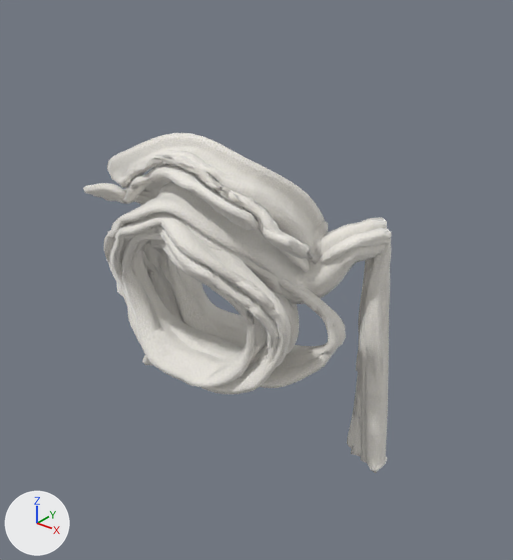
The glTF model play/models/towel/towel_sim.glb: old version first, new version second.
One viewpoint serves both versions: a 50 mm camera at (0.39, -0.519, 0.259) aimed at (0.025, -0.062, -0.024). The lights are fixed; the arrows at lower left show +X, +Y and +Z. The first picture is the older version. Where no turn or scale is listed for an object, it has been applied to the vertices.

Names of what the first picture shows: 'towel_patient01', 'towel_patient02', 'towel_patient03', 'towel_patient04', 'towel_patient05', 'towel_patient06', 'towel_patient07', 'towel_patient08', 'towel_patient09', 'towel_patient10'.
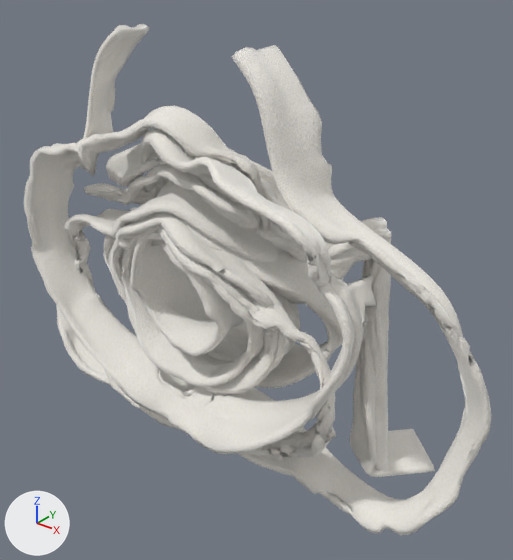
Where the newer file only moved an object's origin or applied its transform, the numbers keep the older frame.

What differs and where, as boxes (x1, y1, x2, y2) in the pictures (513 x 560 px):
'towel_patient13', added: after (24, 105, 363, 454)
'towel_patient12', added: after (56, 24, 491, 535)
'towel_patient08', reshaped, moved, rescaled: before (83, 133, 328, 274); after (84, 143, 307, 260)
'towel_patient05', moved: before (104, 181, 387, 397); after (104, 181, 387, 378)
'towel_patient14', added: after (130, 225, 435, 477)
'towel_patient11', added: after (65, 207, 377, 460)
'towel_patient10', moved (mostly hidden): before (142, 243, 385, 434); after (224, 248, 369, 422)

Patch to the scene script:
```diff
--- a/play/models/towel/towel_sim.glb.py
+++ b/play/models/towel/towel_sim.glb.py
@@ me_towel_patient08 @@
 # used by ob_towel_patient08; parent = ob_towel_sim; location = (0.0239, 0.0113, 0.0327); scale = (0.585, 0.585, 0.585)
-me_towel_patient08.from_pydata(...)  # 3488 vertices, 6972 faces; spans x -0.258..0.156, y -0.278..-0.069, z -0.124..0.146
+me_towel_patient08.from_pydata(...)  # 3488 vertices, 6972 faces; spans x -0.254..0.16, y -0.313..-0.101, z 0.067..0.338
+# me_towel_patient08 part 1: 3488 vertices removed from x -0.258..0.156, y -0.278..-0.069, z -0.124..0.146; 3488 vertices added at x -0.254..0.16, y -0.313..-0.101, z 0.067..0.338
 me_towel_patient08.materials.append(mat_towel_cloth)
@@ me_towel_patient14 @@
+me_towel_patient14.from_pydata(...)  # 3488 vertices, 6972 faces; spans x -0.196..0.196, y -0.156..0.045, z -0.132..0.13
+me_towel_patient14.materials.append(mat_towel_cloth)
@@ me_towel_patient13 @@
+me_towel_patient13.from_pydata(...)  # 3488 vertices, 6972 faces; spans x -0.181..0.181, y -0.123..-0.007, z -0.144..0.144
+me_towel_patient13.materials.append(mat_towel_cloth)
@@ me_towel_patient12 @@
+me_towel_patient12.from_pydata(...)  # 3488 vertices, 6972 faces; spans x -0.258..0.258, y -0.097..-0.012, z -0.194..0.194
+me_towel_patient12.materials.append(mat_towel_cloth)
@@ me_towel_patient11 @@
+me_towel_patient11.from_pydata(...)  # 3488 vertices, 6972 faces; spans x -0.162..0.162, y -0.134..-0.011, z -0.116..0.116
+me_towel_patient11.materials.append(mat_towel_cloth)
@@ ob_towel_patient05 @@
 ob_towel_patient05.parent = ob_towel_sim
-ob_towel_patient05.location = (-0.000976, 0.00594, -0.0341)
+ob_towel_patient05.location = (-0.000977, 0.00583, -0.0341)
 ob_towel_patient05.scale = (0.166, 0.166, 0.166)
@@ ob_towel_patient08 @@
 ob_towel_patient08.parent = ob_towel_sim
-ob_towel_patient08.location = (0.0239, 0.0113, 0.0327)
-ob_towel_patient08.scale = (0.585, 0.585, 0.585)
+ob_towel_patient08.location = (0.0203, 0.0301, -0.0775)
+ob_towel_patient08.scale = (0.58, 0.58, 0.58)
@@ ob_towel_patient10 @@
 ob_towel_patient10.parent = ob_towel_sim
-ob_towel_patient10.location = (0.000512, 0.0316, -0.0612)
+ob_towel_patient10.location = (0.000594, 0.0317, -0.0614)
 ob_towel_patient10.scale = (0.162, 0.162, 0.162)
@@ ob_towel_patient14 @@
+ob_towel_patient14 = bpy.data.objects.new('towel_patient14', me_towel_patient14)
+ob_towel_patient14.location = (-0.0027, 0.0, -0.0667)
@@ ob_towel_patient13 @@
+ob_towel_patient13 = bpy.data.objects.new('towel_patient13', me_towel_patient13)
+ob_towel_patient13.location = (-0.0047, -0.0545, -0.0012)
@@ ob_towel_patient12 @@
+ob_towel_patient12 = bpy.data.objects.new('towel_patient12', me_towel_patient12)
+ob_towel_patient12.location = (0.0024, -0.036, 0.0008)
@@ ob_towel_patient11 @@
+ob_towel_patient11 = bpy.data.objects.new('towel_patient11', me_towel_patient11)
+ob_towel_patient11.location = (-0.0026, -0.0219, -0.0568)
```
